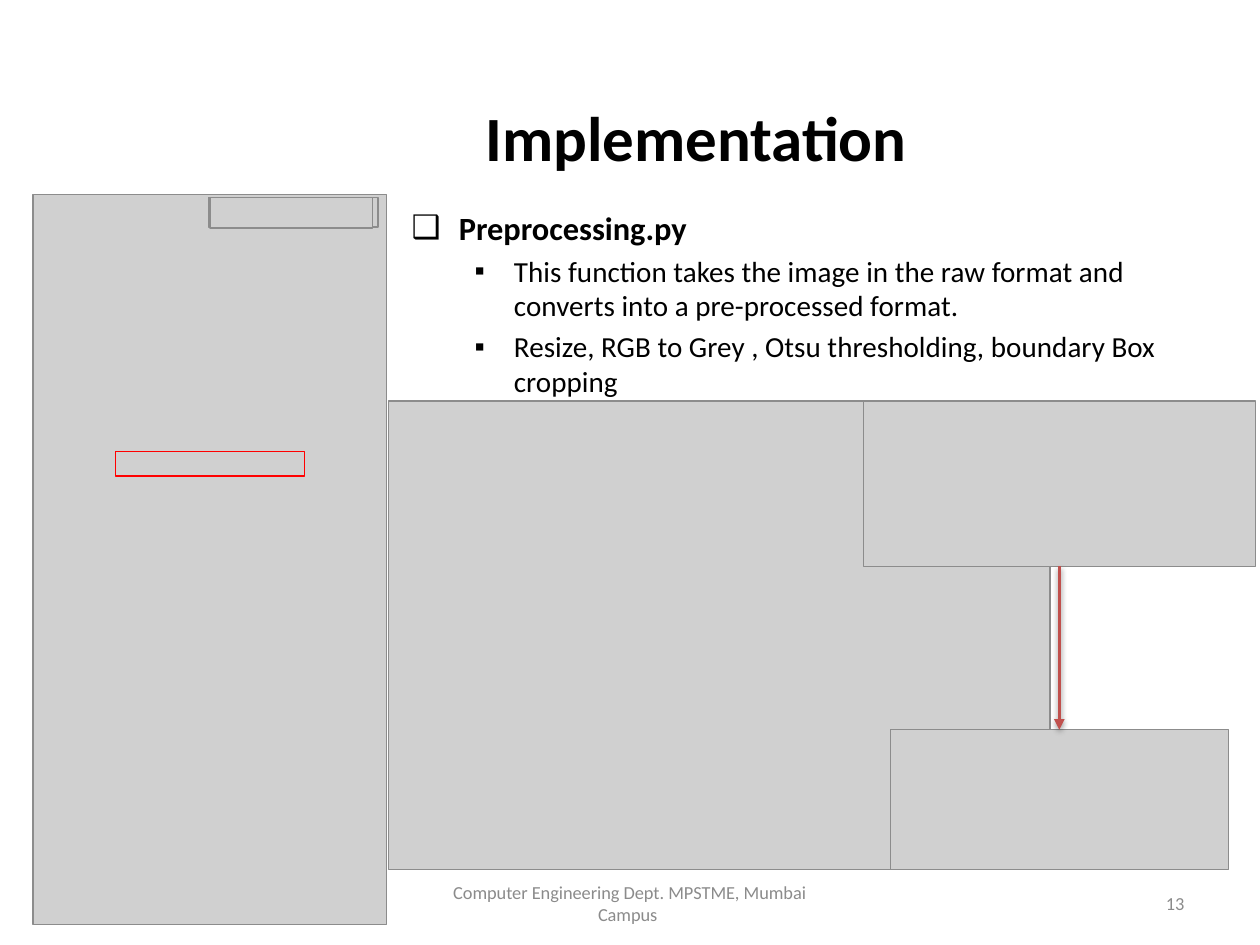
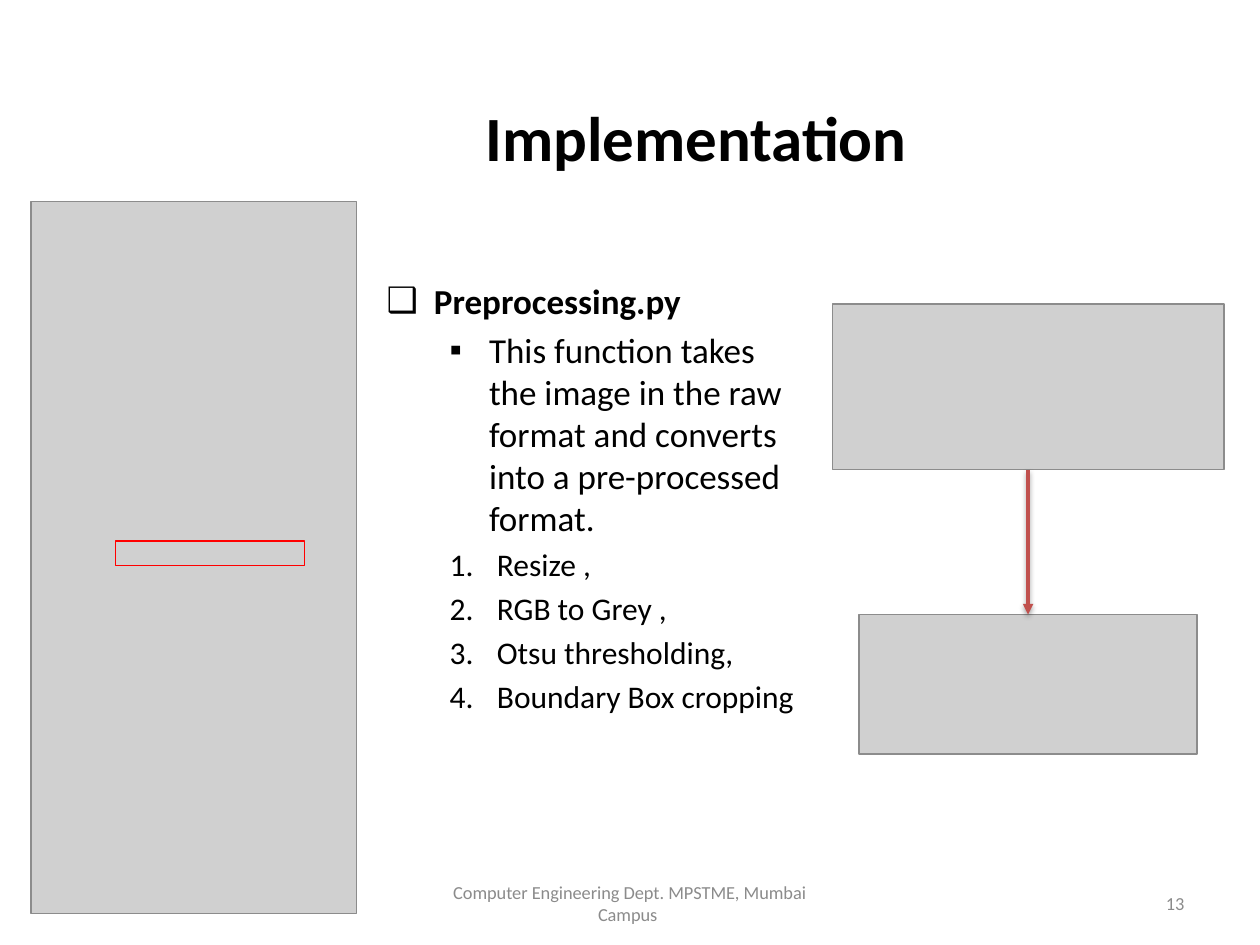
Before and after one commit to TeeeJaey/SignatureVerifier, a slide deck: slide 13 of PPT/B002_ProjectPPT.pptx. Drawn at 1260x945 pixels with LibreOffice and Linux fonts; fonts in the diff are those of the drawing; grey boxes stand for pictures; background and template pictures are left out. Boxes give left, top, right and bottom in pixels: in the first picture for what was removed or moved away, otherwise in the second. Text is boxed around its words. In the diff, an @@ line names an element or a change of style, - is before the commit and + after.

```diff
--- a/PPT/B002_ProjectPPT.pptx
+++ b/PPT/B002_ProjectPPT.pptx
@@ picture: place and size @@
-picture at (33,194,387,924)
+picture at (32,202,357,914)
@@ picture removed at (208,198,378,228) @@
@@ picture removed at (210,198,373,228) @@
@@ text "Preprocessing.py": place and size @@
-text "Preprocessing.py" at (459,217,1155,362)
+text "Preprocessing.py" at (434,289,794,714)
@@ text at (434,289,782,532): size 18.5 to 20 pt in "Preprocessing.py"; size 16.6 to 20 pt in "This function takes the image in the ..." @@
@@ picture: place and size @@
-picture at (863,401,1255,566)
+picture at (832,304,1223,469)
@@ picture removed at (388,401,1050,869) @@
@@ arrow moved from (1060, 567) - (1060, 730) to (1028, 470) - (1028, 615) @@
@@ rectangle: place and size @@
-rectangle at (116,451,305,475)
+rectangle at (116,542,305,566)
@@ text at (497,554,794,714): text changed; size 16.6 to 18 pt @@
-  ▪ Resize, RGB to Grey , Otsu thresholding, boundary Box cropping
+  1. Resize ,
+  2. RGB to Grey ,
+  3. Otsu thresholding,
+  4. Boundary Box cropping
@@ picture: place and size @@
-picture at (891,730,1228,869)
+picture at (859,615,1197,755)
@@ text at (76,913,187,916): text changed @@
-1 February 2019
+14 March 2019
```
Also in this commit, not shown: 23 other slides changed, 2 slides added, 1 slide removed, 6 other files.
